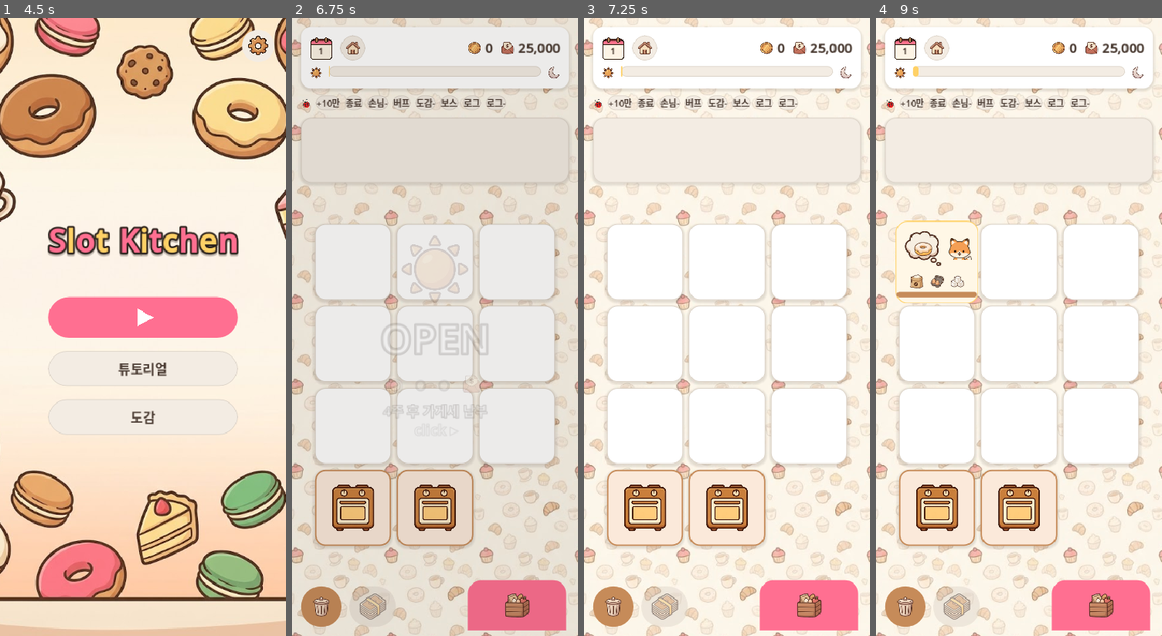
Above: before the commit, frames 1-4 (left to right).
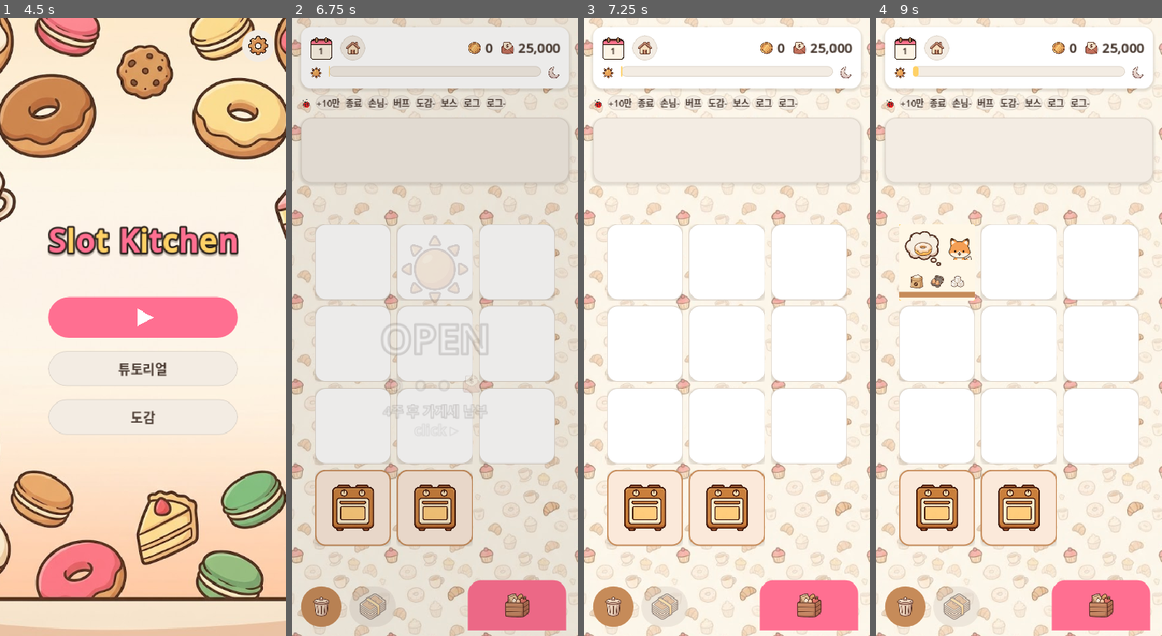
Above: after the commit, the same moments.

Repository: yellyB/game-slot-kitchen
Game: Godot game, scene res://scenes/Main.tscn
The game is run twice, just before and just after one commit, with the same random seed, the same clock (stepped at 60 frames per second) and the same inputs. Sound files missing from this copy of the repository are replaced by a short silence.
Inputs (mouse positions are in pixels of both pictures, inside the frame that each line leads up to):
- Up to frame 1 (4.5 s): tap Enter at 0.5 s; move the mouse to (128, 450) at 0.52 s; hold W 0.53-1.25 s; tap Q at 0.6 s; click (128, 450) at 0.67 s; tap Space at 0.77 s; click (60, 48) at 1.25 s; drag from (228, 419) to (128, 450) at 2.02 s; move the mouse to (57, 234) at 2.77 s; hold A 2.78-3.5 s; tap R at 2.85 s; drag from (157, 327) to (57, 234) at 3.52 s; move the mouse to (100, 172) at 4.27 s; hold S from 4.28 s (still down); tap Z at 4.35 s
- Up to frame 2 (6.75 s): tap Space at 4.52 s; release S at 5 s; drag from (352, 259) to (392, 172) at 5.02 s; move the mouse to (435, 259) at 5.77 s; hold W 5.78-6.5 s; tap C at 5.85 s; click (435, 259) at 5.92 s; click "+10만" at 6.5 s
- Up to frame 3 (7.25 s): no input
- Up to frame 4 (9 s): click "손님-" at 7.25 s; drag from (916, 147) to (961, 357) at 8.02 s; drag from (1101, 259) to (1047, 191) at 8.77 s

Frame 1 is identical in both runs. In frame 2, 0.1% of the frame differs, in the area x 7-64%, y 34-85%; in frame 3, 0.6%; in frame 4, 0.9%, in the area x 6-93%, y 32-86%.

Commit message:
하단 슬롯 잘림 수정 — Slot/ToolStation 최소크기를 칸 크기로 고정
Slot·ToolStation은 PanelContainer라 기본 최소크기가 자식(주문·조리 카드) 내용까지
반영 → _relayout이 정한 칸 크기(edge)보다 커져 그리드가 보드 밖으로 넘쳐 맨 아랫줄이 잘림.
빈 칸은 딱 맞지만 내용이 차면 넘침. _get_minimum_size를 custom_minimum_size로 고정하고
clip_contents로 넘치는 내용은 칸 안에서 자름.
검증(13슬롯·조리 채움): tool 셀 99.8 유지, grid.y=board.y, overflow 0.

Co-Authored-By: Claude Opus 4.8 (1M context) <noreply@anthropic.com>

Diff:
--- a/scripts/slot.gd
+++ b/scripts/slot.gd
@@ -9,8 +9,16 @@
 var _holder: MarginContainer
 var locked := false   ## 보스(좁은 주방) — 사용 불가 칸. 배치 대상·빈칸 집계에서 제외.
 
+## PanelContainer 기본 최소크기는 자식(카드) 내용까지 반영 → 슬롯이 _relayout이 정한 칸 크기보다
+## 커져 그리드가 보드 밖으로 넘침(맨 아랫줄 잘림). custom_minimum_size(=_relayout이 지정한 칸 크기)만
+## 최소값으로 보고해 칸을 고정하고, 넘치는 내용은 clip_contents로 칸 안에서 자른다.
+func _get_minimum_size() -> Vector2:
+  return custom_minimum_size
+
+
 func _ready() -> void:
   custom_minimum_size = Vector2(104, 104)
+  clip_contents = true
   add_theme_stylebox_override("panel", UI.card(Palette.WHITE, Palette.COCOA_200, 1))
 
   _holder = MarginContainer.new()
--- a/scripts/tool_station.gd
+++ b/scripts/tool_station.gd
@@ -20,8 +20,14 @@
 var _style: StyleBoxFlat
 var _glow: Tween
 
+## 슬롯과 동일 — 자식 내용이 칸을 부풀려 그리드가 보드 밖으로 넘치지 않게 최소크기를 칸 크기로 고정.
+func _get_minimum_size() -> Vector2:
+  return custom_minimum_size
+
+
 func _ready() -> void:
   custom_minimum_size = Vector2(104, 104)
+  clip_contents = true
   _style = UI.card(Palette.TOOL, Palette.SUB, 2)
   add_theme_stylebox_override("panel", _style)
 
